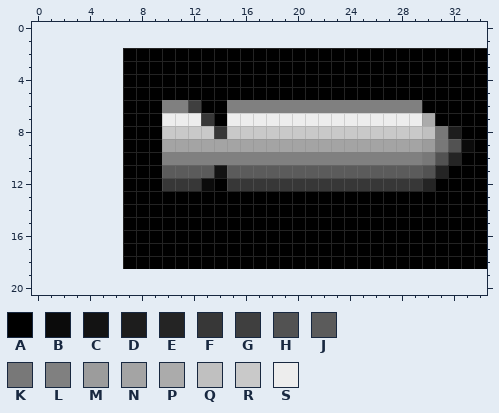
Two versions of one pixel-art sprite, smartBombImg.png. The first picture shows the starting point.
The file is 28x17 pixels. Colours within 5 levels of each other are drawn and written as one. The old version is drawn lined up with the new one, on the new canvas.
Palette (. is transparent): A #000000  B #0b0b0b  C #131313  D #1d1d1d  E #242424  F #373737  G #3f3f3f  H #525252  J #5b5b5b  K #787878  L #808080  M #9c9c9c  N #a4a4a4  P #ababab  Q #c0c0c0  R #c9c9c9  S #ededed
And afterwards:
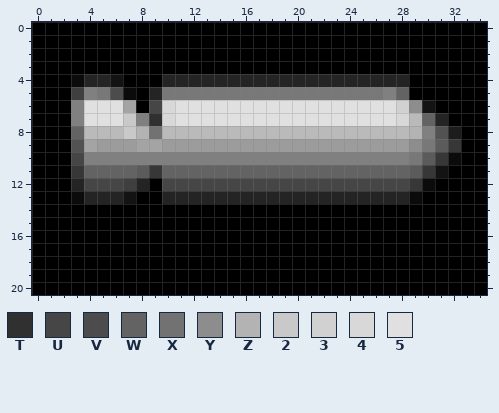
Colours new in this view: T #303030  U #464646  V #4c4c4c  W #636363  X #727272  Y #8d8d8d  Z #b3b3b3  2 #c9c9c9  3 #d1d1d1  4 #d8d8d8  5 #e0e0e0
Edits made:
canvas 28x17 -> 35x21, the old top-left corner now at 7,2
colour R: #c9c9c9 -> #bababa
Changed rows in their new state; - is a pixel that keeps its letter.
first column x 0:
 0 AAAAAAAAAAAAAAAAAAAAAAAAAAAAAAAAAAA
 1 AAAAAAAAAAAAAAAAAAAAAAAAAAAAAAAAAAA
 2 AAAAAAA----------------------------
 3 AAAAAAA----------------------------
 4 AAABEEC---EEEEEEEEEEEEEEEEEEE------
 5 AAAGLKVB-EKKKKKKKKKKKKKKKKKLW------
 6 AAAL555N-U4555555555555555553YC----
 7 AAAL5552LT4555555555555555554RWE---
 8 AAAWRRR2ZX----R--------------ZLH---
 9 AAAHNMMMNNMMMMMMMMMMMMMMMMMMMYKJFA-
10 AAAULLLLLL-------------------KJFB--
11 AAAFWWWWJFWWWWWWWWWWWWWWWWWWW-FC---
12 AAAEUUUGE-UUUUUUUUUUUUUUUUUUU-B----
13 AAABEEEC--EEEEEEEEEEEEEEEEEEEB-----
14 AAAAAAA----------------------------
15 AAAAAAA----------------------------
16 AAAAAAA----------------------------
17 AAAAAAA----------------------------
18 AAAAAAA----------------------------
19 AAAAAAAAAAAAAAAAAAAAAAAAAAAAAAAAAAA
20 AAAAAAAAAAAAAAAAAAAAAAAAAAAAAAAAAAA
Where, in picture pixels (left, top, right, bottom), the same in both pictures:
changed: (32, 22, 487, 295)
